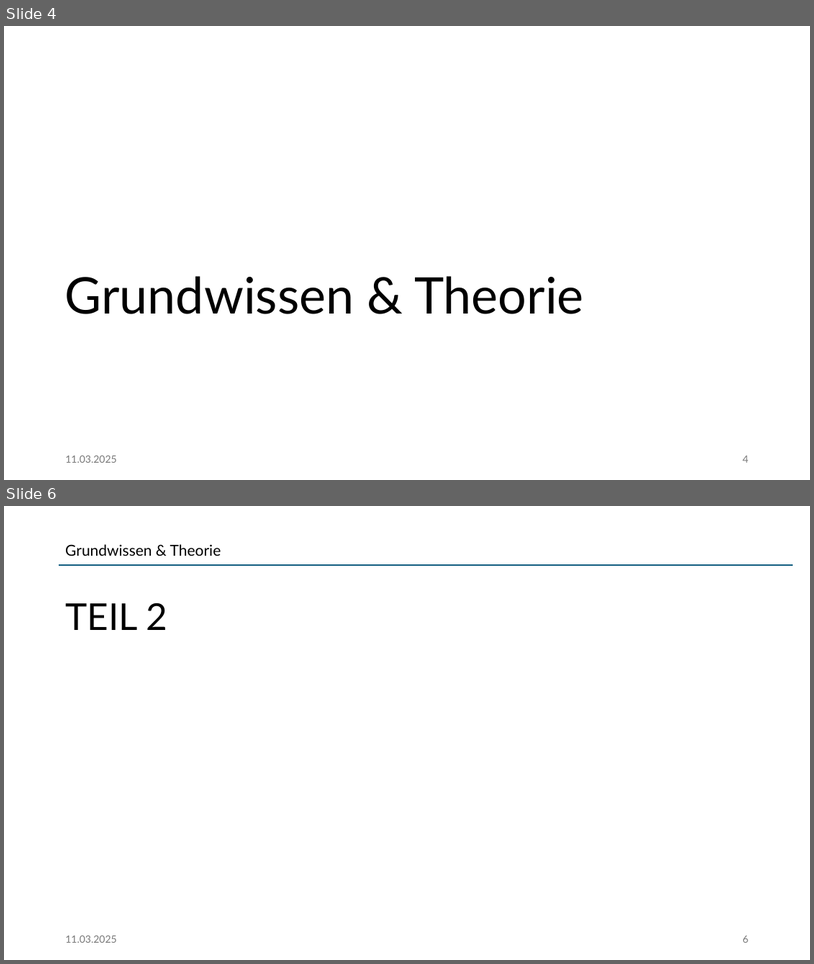
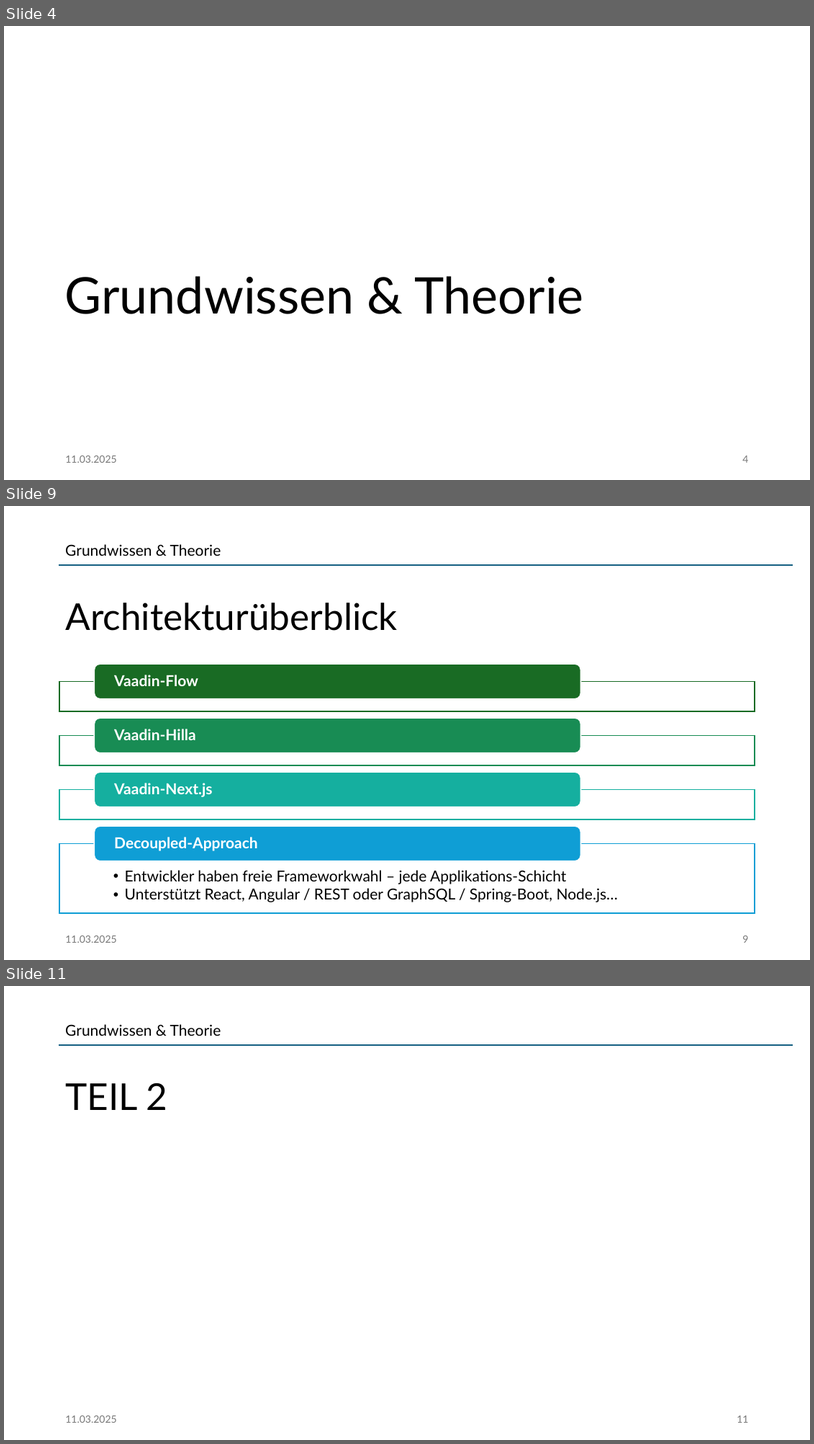
Before and after one commit to jonasaberger/DBI_JavaVaadin, a slide deck: 00_Docs/Projektpraesentation.pptx. Shown one above the other, each under a label of ours: slides 4 and 6 before the commit, slides 4, 9 and 11 after it; the slides between them are not shown. The pictures are 814x964 and 814x1444 pixels, drawn with LibreOffice and Linux fonts; fonts in the diff are those of the drawing. Boxes give left, top, right and bottom in pixels: in the first picture for what was removed or moved away, otherwise in the second. Text is boxed around its words. In the diff, an @@ line names an element or a change of style, - is before the commit and + after.

```diff
--- a/00_Docs/Projektpraesentation.pptx
+++ b/00_Docs/Projektpraesentation.pptx
@@ slide 9 added at (x1=4, y1=506, x2=810, y2=960), background #FFFFFF @@
@@ text added at (x1=65, y1=544, x2=221, y2=556), 18 pt, text #000000 @@
+Grundwissen & Theorie
@@ line added from (59, 565) to (793, 565), #156082 1.5 pt @@
@@ title added at (x1=65, y1=602, x2=398, y2=631), 44 pt, text #000000 @@
+Architekturüberblick
@@ group added at (x1=59, y1=664, x2=756, y2=913): 5 texts, 4 rectangles, 4 rounded rectangles @@
+Vaadin-Flow
+Vaadin-Hilla
+Vaadin-Next.js
+  • Entwickler haben freie Frameworkwahl – jede Applikations-Schicht
+  • Unterstützt React, Angular / REST oder GraphSQL / Spring-Boot, Node.js…
+Decoupled-Approach
@@ text added at (x1=65, y1=935, x2=116, y2=942), 12 pt, text #797979 @@
+11.03.2025
@@ page number added at (x1=743, y1=935, x2=748, y2=942), 12 pt, text #797979 @@
+9
@@ what was slide 6 is now slide 11 @@
@@ page number at (x1=737, y1=1415, x2=748, y2=1422): text changed @@
-6
+11
```
Also in this commit, not shown: 3 slides changed, 4 other slides added.
